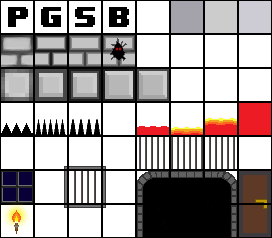
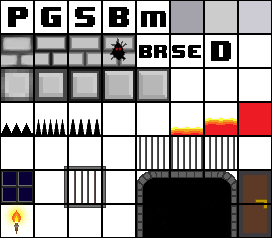
Revision of a layered 272px x 238px image; what changed, layer by layer:
added layer "D" in group "Spawn Points" over 211, 41, 231, 61
added layer "SE" in group "Spawn Points" over 172, 45, 201, 58
added layer "Br" in group "Spawn Points" over 139, 45, 167, 58
added layer "M" in group "Spawn Points" over 141, 11, 166, 27
hid "Plane lava" over 137, 126, 169, 135
